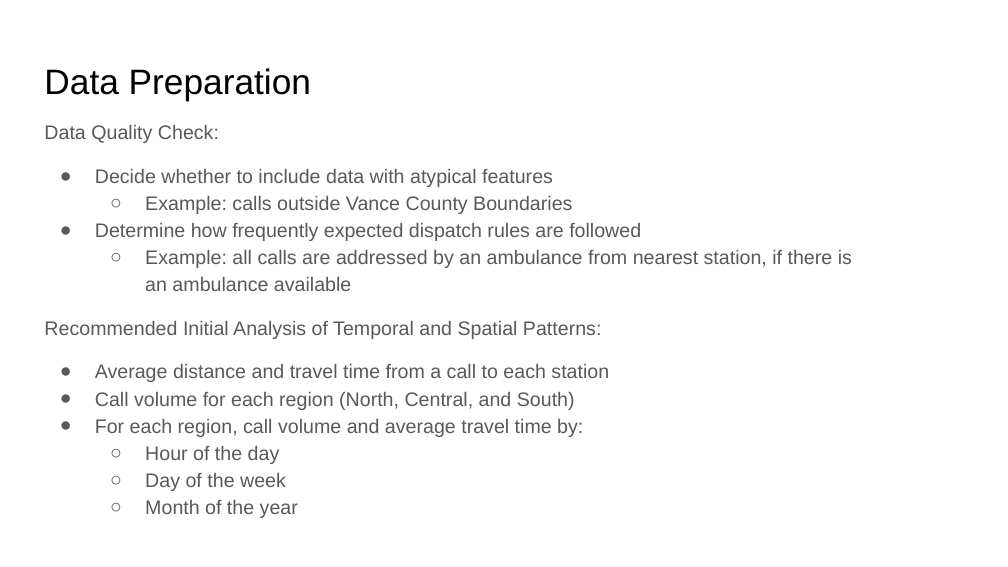
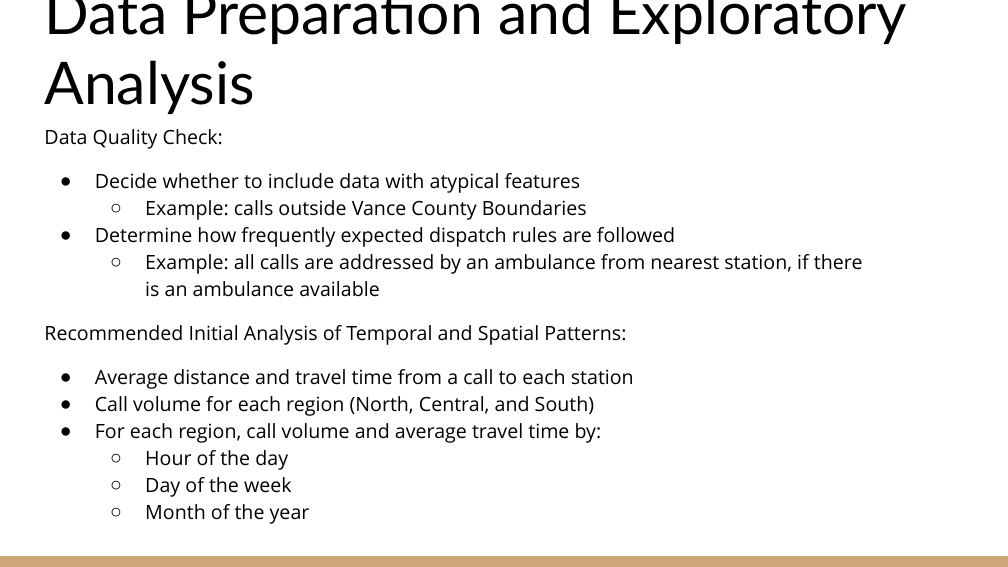
Before and after one commit to KenYe23/STA470S, a slide deck: slide 6 of EMS Stations Project/EMS_Station_Location.pptx. Drawn at 1008x567 pixels with LibreOffice and Linux fonts; fonts in the diff are those of the drawing. Boxes give left, top, right and bottom in pixels: in the first picture for what was removed or moved away, otherwise in the second. Text is boxed around its words. In the diff, an @@ line names an element or a change of style, - is before the commit and + after.

```diff
--- a/EMS Stations Project/EMS_Station_Location.pptx
+++ b/EMS Stations Project/EMS_Station_Location.pptx
@@ title "Data Preparation and Exploratory Analysis" at box(44, 0, 907, 114): vertical alignment top to bottom @@
@@ title at box(44, 0, 907, 114): text changed; size 25.2 to 42 pt; font Arial to Lato @@
-Data Preparation
+Data Preparation and Exploratory Analysis
@@ text "Data Quality Check:" at box(44, 129, 863, 524): font Arial to Open Sans, text colour #595959 to #000000; bullet colour #595959 to #000000 @@
@@ rectangle added at box(0, 556, 1008, 567), fill #CCA677 @@
```
Also in this commit, not shown: 16 other slides changed, 2 slides added, 4 slides removed, 1 other file.
